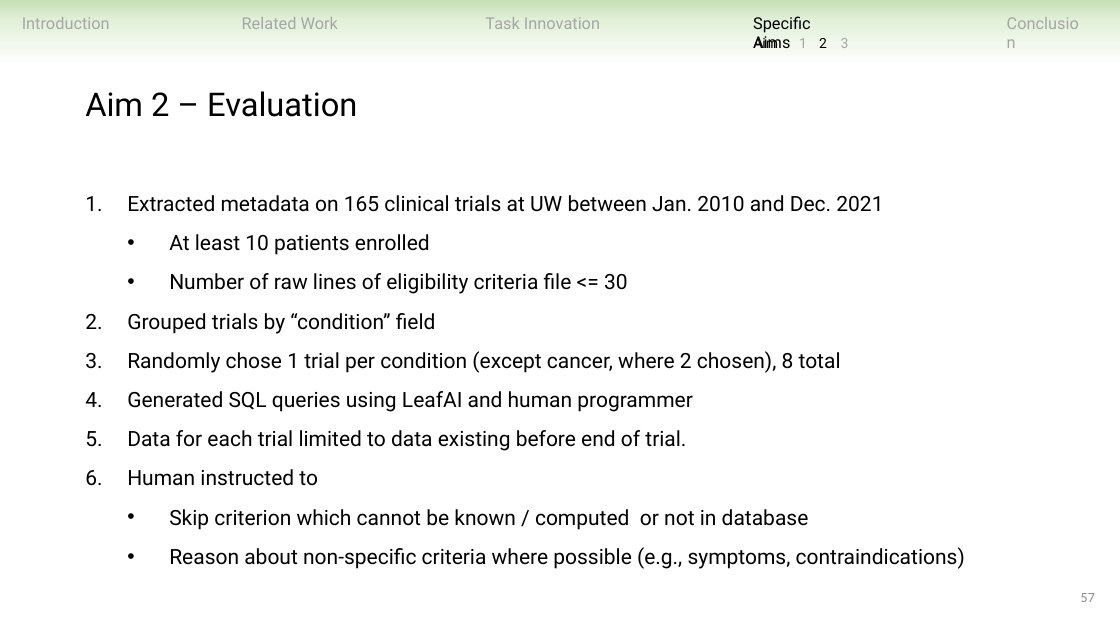
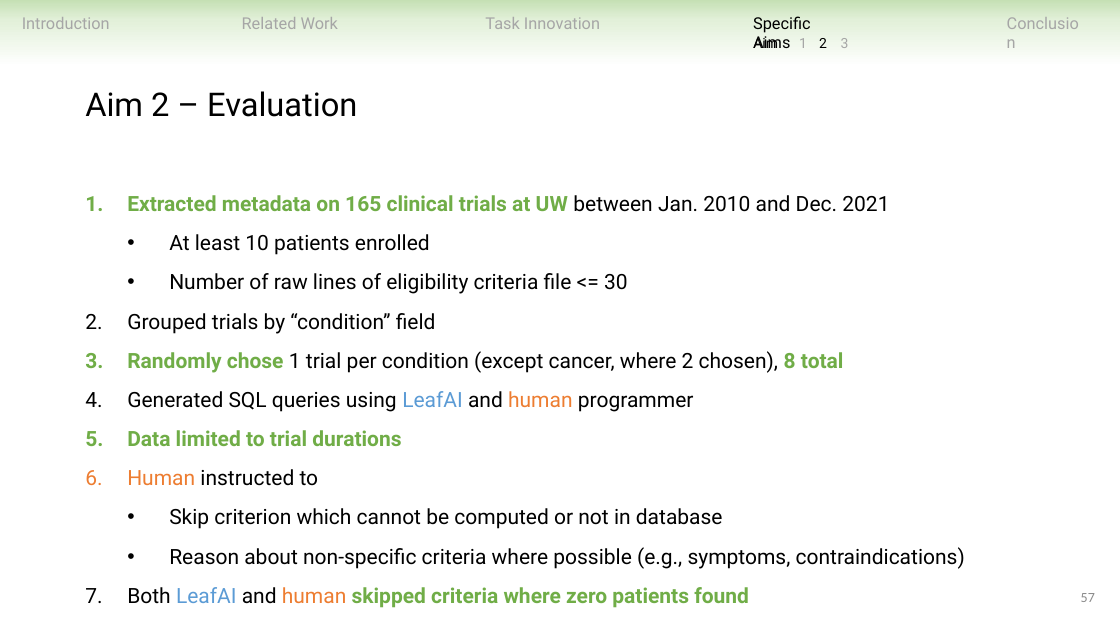
Before and after one commit to ndobb/dissertation, a slide deck: slide 57 of 4_general_exam/presentation/nic_dobbins_general_exam.pptx. Drawn at 1120x630 pixels with LibreOffice and Linux fonts; fonts in the diff are those of the drawing. Boxes give left, top, right and bottom in pixels: in the first picture for what was removed or moved away, otherwise in the second. Text is boxed around its words. In the diff, an @@ line names an element or a change of style, - is before the commit and + after.

```diff
--- a/4_general_exam/presentation/nic_dobbins_general_exam.pptx
+++ b/4_general_exam/presentation/nic_dobbins_general_exam.pptx
@@ text at (127,195,889,486): text colour #000000 to #70AD47, bold on in "Extracted metadata on 165 clinical trials at ...", "Randomly chose 8 total"; text colour #000000 to #5B9BD5 in "LeafAI"; text colour #000000 to #ED7D31 in "human", "Human" @@
@@ text at (127,430,401,446): text changed; text colour #000000 to #70AD47; bold on @@
-5. Data for each trial limited to data existing before end of trial.
+5. Data limited to trial durations
@@ text at (169,508,723,529): text changed @@
-  • Skip criterion which cannot be known / computed or not in database
+  • Skip criterion which cannot be computed or not in database
@@ text at (127,587,749,608): paragraph added @@
+7. Both LeafAI and human skipped criteria where zero patients found
```
Also in this commit, not shown: 19 other slides changed, 1 slide removed.
